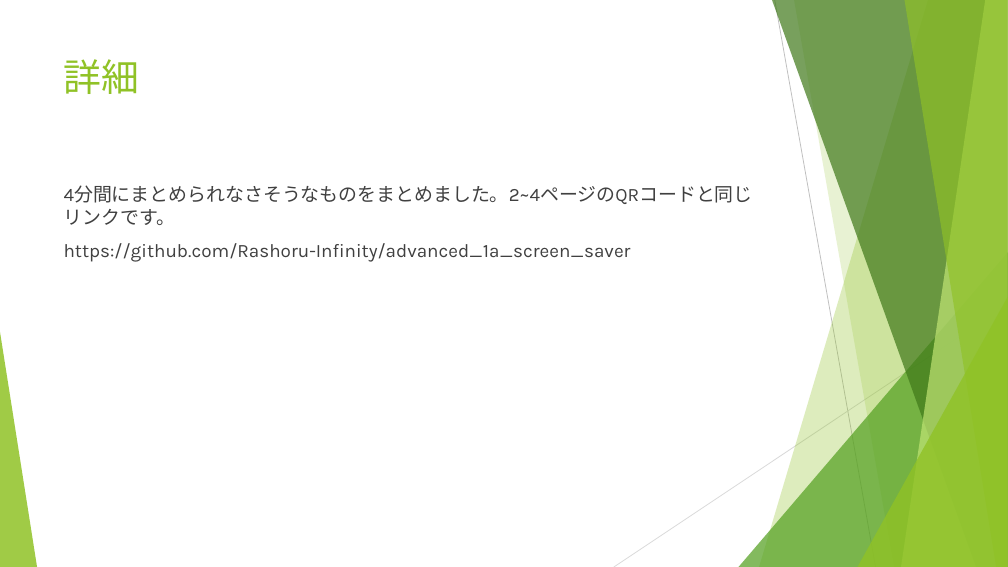
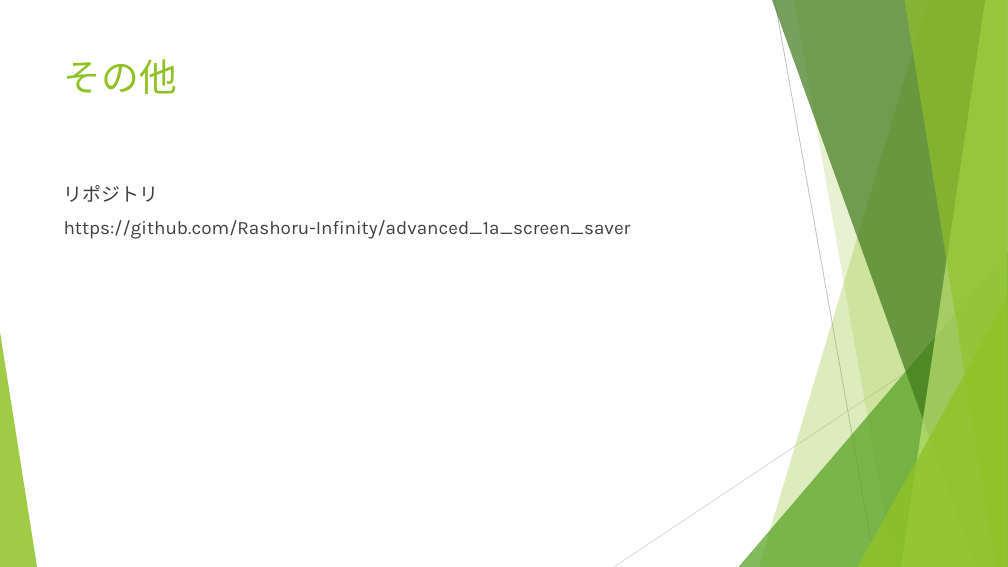
Before and after one commit to Rashoru-Infinity/advanced_1a_screen_saver, a slide deck: slide 12 of presentation.pptx (slide 11 before the commit). Drawn at 1008x567 pixels with LibreOffice and Linux fonts; fonts in the diff are those of the drawing. Boxes give left, top, right and bottom in pixels: in the first picture for what was removed or moved away, otherwise in the second. Text is boxed around its words. In the diff, an @@ line names an element or a change of style, - is before the commit and + after.

```diff
--- a/presentation.pptx
+++ b/presentation.pptx
@@ title at <box>64,59,177,94</box>: text changed @@
-詳細
+その他
@@ text at <box>64,185,158,202</box>: text changed @@
-4分間にまとめられなさそうなものをまとめました。2~4ページのQRコードと同じリンクです。
+リポジトリ
```
Also in this commit, not shown: 5 other slides changed, 1 slide added, 2 other files.
